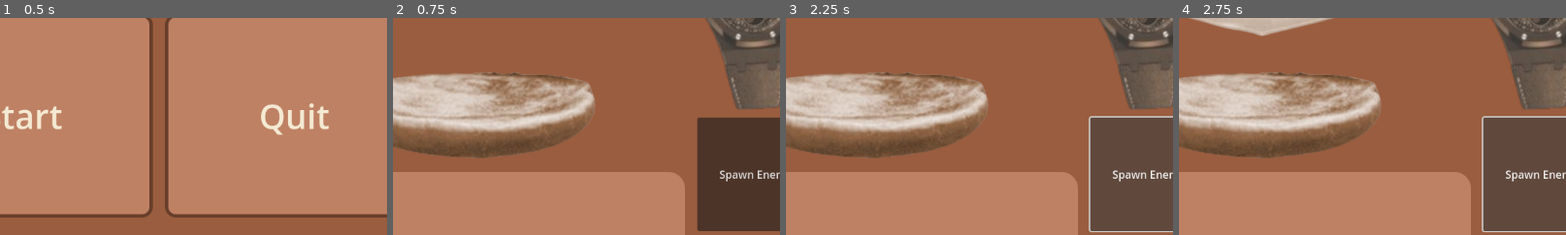
Above: before the commit, frames 1-4 (left to right).
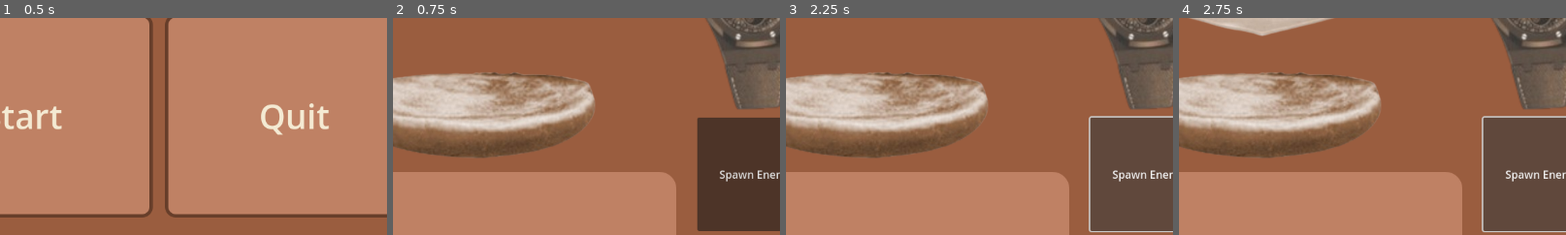
Above: after the commit, the same moments.

Repository: j-hnn/BurgerTopper
Game: Godot game, scene res://start_screen.tscn
The game is run twice, just before and just after one commit, with the same random seed, the same clock (stepped at 60 frames per second) and the same inputs.
Inputs:
- Up to frame 1 (0.5 s): no input
- Up to frame 2 (0.75 s): click "Start" at 0.5 s
- Up to frame 3 (2.25 s): click "Button" at 1.25 s; click "Spawn Enemy" at 2 s
- Up to frame 4 (2.75 s): no input
The pictures show only the part of the screen within x 17-67%, y 50-100%; the shares and areas given below are measured in that part.

Frame 1 is identical in both runs. In frame 2, 0.6% of the frame differs, in the area x 70-76%, y 70-100%; in frame 3, 0.6%; in frame 4, 0.6%.

Commit message:
added completed burgers

Diff:
--- /dev/null
+++ b/burger.tscn
@@ -0,0 +1,9 @@
+[gd_scene load_steps=2 format=3 uid="uid://dk6nmx21y4pdu"]
+
+[ext_resource type="Texture2D" uid="uid://c6yjys2k82wii" path="res://Burger Topper Assets/BurgerComplete.png" id="1_wlwt4"]
+
+[node name="burger" type="TextureRect"]
+offset_right = 40.0
+offset_bottom = 40.0
+scale = Vector2(0.2, 0.2)
+texture = ExtResource("1_wlwt4")
--- a/game.tscn
+++ b/game.tscn
@@ -13,6 +13,7 @@
 [ext_resource type="PackedScene" uid="uid://61msa8v3fddg" path="res://food/food_6.tscn" id="7_86tia"]
 [ext_resource type="PackedScene" uid="uid://bimt1lcjrn34o" path="res://food/food_7.tscn" id="8_ug7vy"]
 [ext_resource type="PackedScene" uid="uid://t7gg4oahcw10" path="res://food/food_8.tscn" id="9_mqv2t"]
+[ext_resource type="PackedScene" uid="uid://dk6nmx21y4pdu" path="res://burger.tscn" id="10_c1urj"]
 [ext_resource type="Texture2D" uid="uid://odynyou0n0xa" path="res://Burger Topper Assets/tjumpclear/tjump1-removebg-preview.png" id="13_h66lj"]
 [ext_resource type="Texture2D" uid="uid://h7uaaed3nm7m" path="res://Burger Topper Assets/tjumpclear/tjump2-removebg-preview.png" id="14_drc52"]
 [ext_resource type="Texture2D" uid="uid://lx03s6op586a" path="res://Burger Topper Assets/tjumpclear/tjump3-removebg-preview.png" id="15_ndua5"]
@@ -100,7 +101,7 @@
 "duration": 1.0,
 "texture": ExtResource("21_vrinr")
 }],
-"loop": true,
+"loop": false,
 "name": &"celebrate",
 "speed": 6.0
 }, {
@@ -116,6 +117,7 @@
 [node name="Game" type="Node2D"]
 script = ExtResource("1_543vs")
 food_scenes = Array[PackedScene]([ExtResource("3_5gf8n"), ExtResource("3_bfxn1"), ExtResource("4_2c8qy"), ExtResource("5_vqvw4"), ExtResource("6_3btdn"), ExtResource("7_86tia"), ExtResource("8_ug7vy"), ExtResource("9_mqv2t")])
+burger_scene = Array[PackedScene]([ExtResource("10_c1urj")])
 
 [node name="BackgroundColor" type="ColorRect" parent="."]
 offset_right = 1152.0
@@ -124,7 +126,7 @@
 
 [node name="BurgerHolder" type="Label" parent="."]
 offset_top = 554.0
-offset_right = 626.0
+offset_right = 613.0
 offset_bottom = 648.0
 theme_override_styles/normal = SubResource("StyleBoxFlat_w5mx2")
 
@@ -251,6 +253,8 @@
 sprite_frames = SubResource("SpriteFrames_5w3al")
 animation = &"celebrate"
 
+[node name="CompletedBurgers" type="Node2D" parent="."]
+
 [connection signal="pressed" from="Button" to="." method="_on_button_pressed"]
 [connection signal="pressed" from="SpawnButton" to="." method="_on_spawn_button_pressed"]
 [connection signal="timeout" from="CountdownTimer" to="." method="_on_countdown_timer_timeout"]
--- a/scripts/game.gd
+++ b/scripts/game.gd
@@ -1,9 +1,11 @@
 extends Node2D
 
 @export var food_scenes: Array[PackedScene] = []
+@export var burger_scene: Array[PackedScene] = []
 
 @onready var food_spawn_location = $FoodSpawnLocation
 @onready var food_container = $FoodContainer
+@onready var completed_burgers = $CompletedBurgers
 @onready var stack_position = $stack_position
 @onready var countdown_timer = $CountdownTimer
 @onready var time_left = $timeLeft
@@ -14,8 +16,8 @@
 var food_number = 0
 var total_burgers = 0
 var speed_multiplier = 1
+var complete_burger_x = 0
 var inornot = false
-
 var start_time = 300
 var sec = start_time
 
@@ -24,6 +26,8 @@
 		sec -= 1
 		time_left.text = str(sec)
 		time_progress_bar.value -= 1
+	if total_burgers == 5:
+		get_tree().change_scene_to_file("res://win_screen.tscn")
 
 func _ready():
 	time_progress_bar.value = start_time
@@ -47,7 +51,6 @@
 	food.inside.connect(_inside_bun)
 	food_container.add_child(food)
 
-
 func _inside_bun(torf):
 	if torf == true:
 		inornot = true
@@ -65,8 +68,15 @@
 			total_burgers += 1
 			speed_multiplier += 0.75
 			travis.play("celebrate")
-	elif total_burgers == 5:
-		get_tree().change_scene_to_file("res://win_screen.tscn")
+			add_burger_complete()
+			await get_tree().create_timer(1.0).timeout
+			travis.play("idle")
 
 func _on_countdown_timer_timeout():
 	game_time()
+
+func add_burger_complete():
+	var burger = burger_scene[0].instantiate()
+	burger.global_position = Vector2(complete_burger_x, 559)
+	completed_burgers.add_child(burger)
+	complete_burger_x += 100
Not shown: 1 places in game.tscn that only renumber resources
